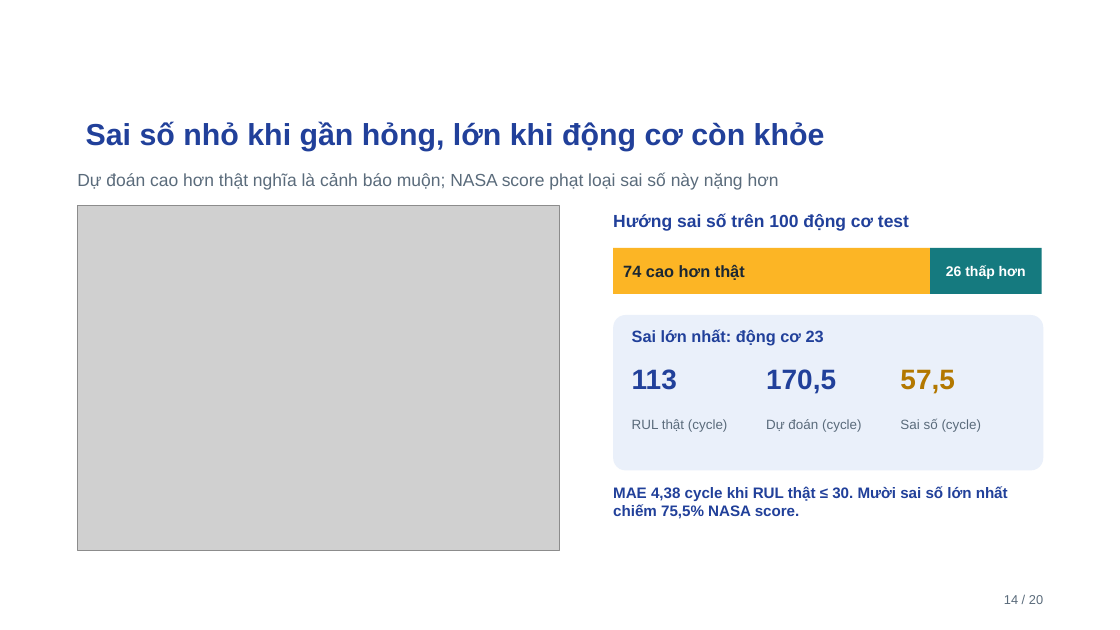
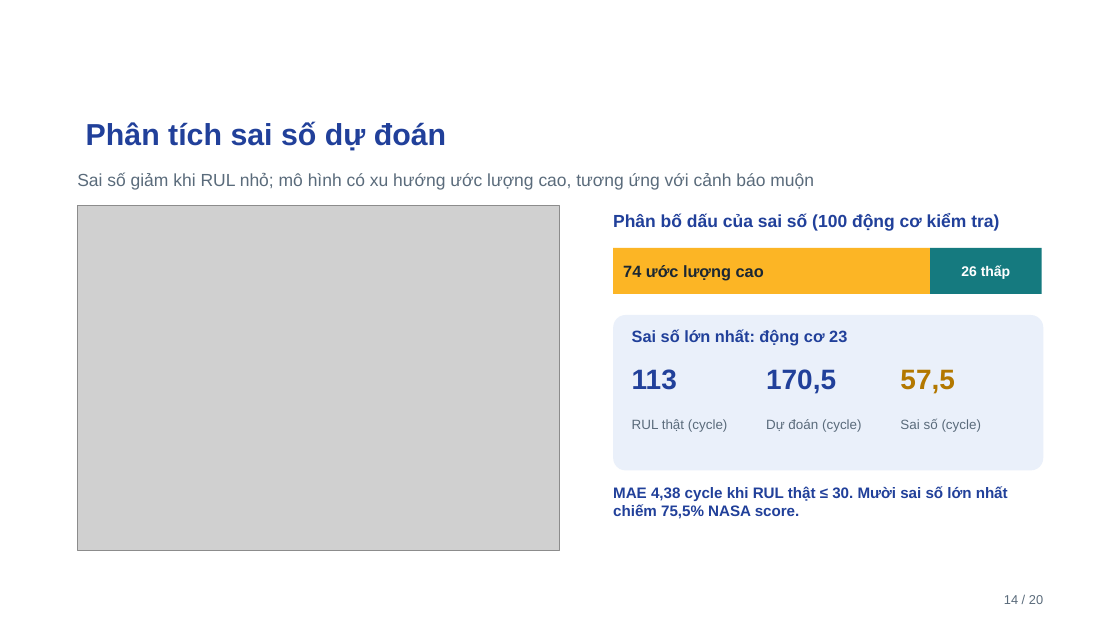
Before and after one commit to ti014/tinasa-cmapss-rul-prediction, a slide deck: slide 14 of slides/cmapss_fd001_presentation.pptx. Drawn at 1120x630 pixels with LibreOffice and Linux fonts; fonts in the diff are those of the drawing; grey boxes stand for pictures; background and template pictures are left out. Boxes give left, top, right and bottom in pixels: in the first picture for what was removed or moved away, otherwise in the second. Text is boxed around its words. In the diff, an @@ line names an element or a change of style, - is before the commit and + after.

```diff
--- a/slides/cmapss_fd001_presentation.pptx
+++ b/slides/cmapss_fd001_presentation.pptx
@@ title at <box>86,121,316,146</box>: text changed @@
-Sai số nhỏ khi gần hỏng, lớn khi động cơ còn khỏe
+Phân tích sai số dự đoán
@@ text at <box>77,173,814,190</box>: text changed @@
-Dự đoán cao hơn thật nghĩa là cảnh báo muộn; NASA score phạt loại sai số này nặng hơn
+Sai số giảm khi RUL nhỏ; mô hình có xu hướng ước lượng cao, tương ứng với cảnh báo muộn
@@ text at <box>613,214,999,231</box>: text changed @@
-Hướng sai số trên 100 động cơ test
+Phân bố dấu của sai số (100 động cơ kiểm tra)
@@ text at <box>623,265,764,281</box>: text changed @@
-74 cao hơn thật
+74 ước lượng cao
@@ text at <box>961,265,1011,279</box>: text changed @@
-26 thấp hơn
+26 thấp
@@ text at <box>632,329,847,345</box>: text changed @@
-Sai lớn nhất: động cơ 23
+Sai số lớn nhất: động cơ 23
```
Also in this commit, not shown: 19 other slides changed, 24 other files.
